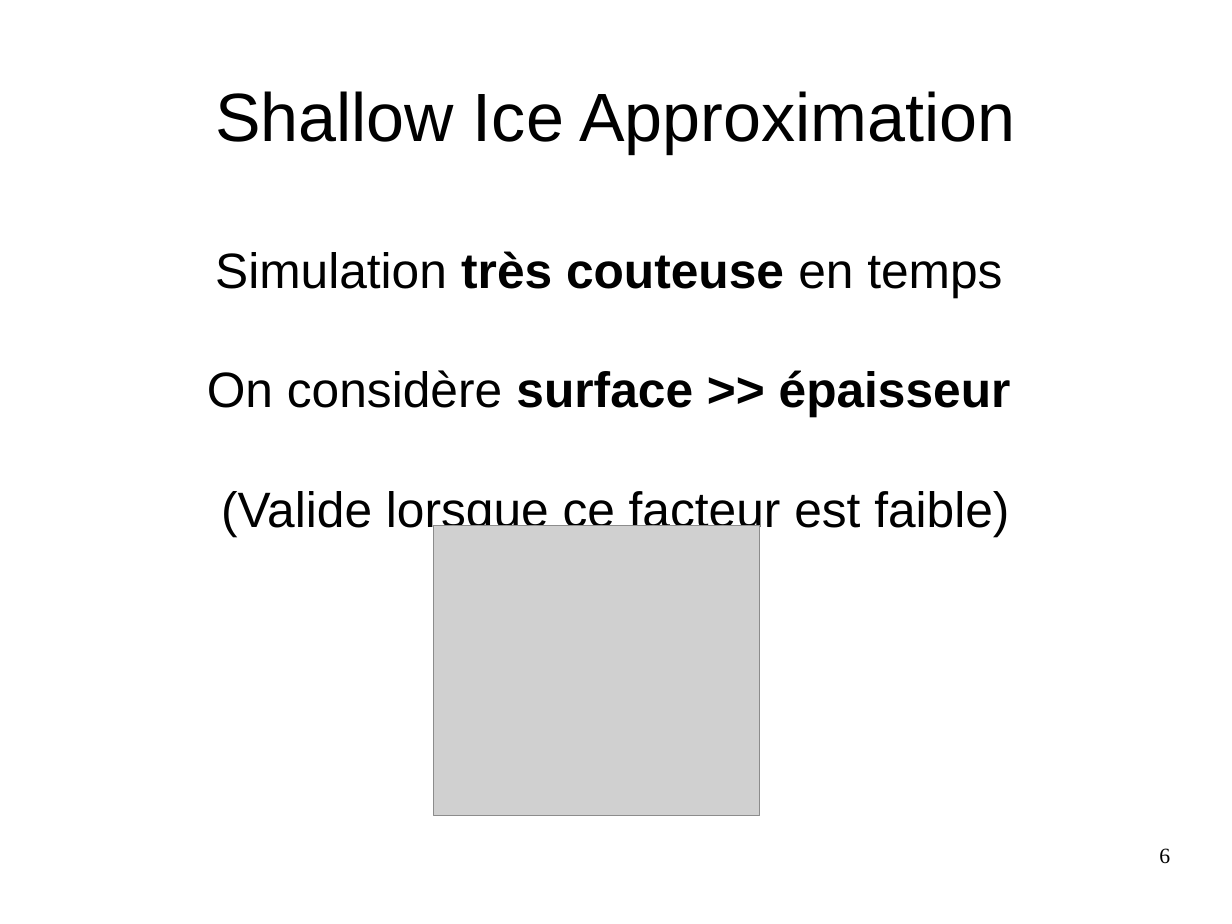
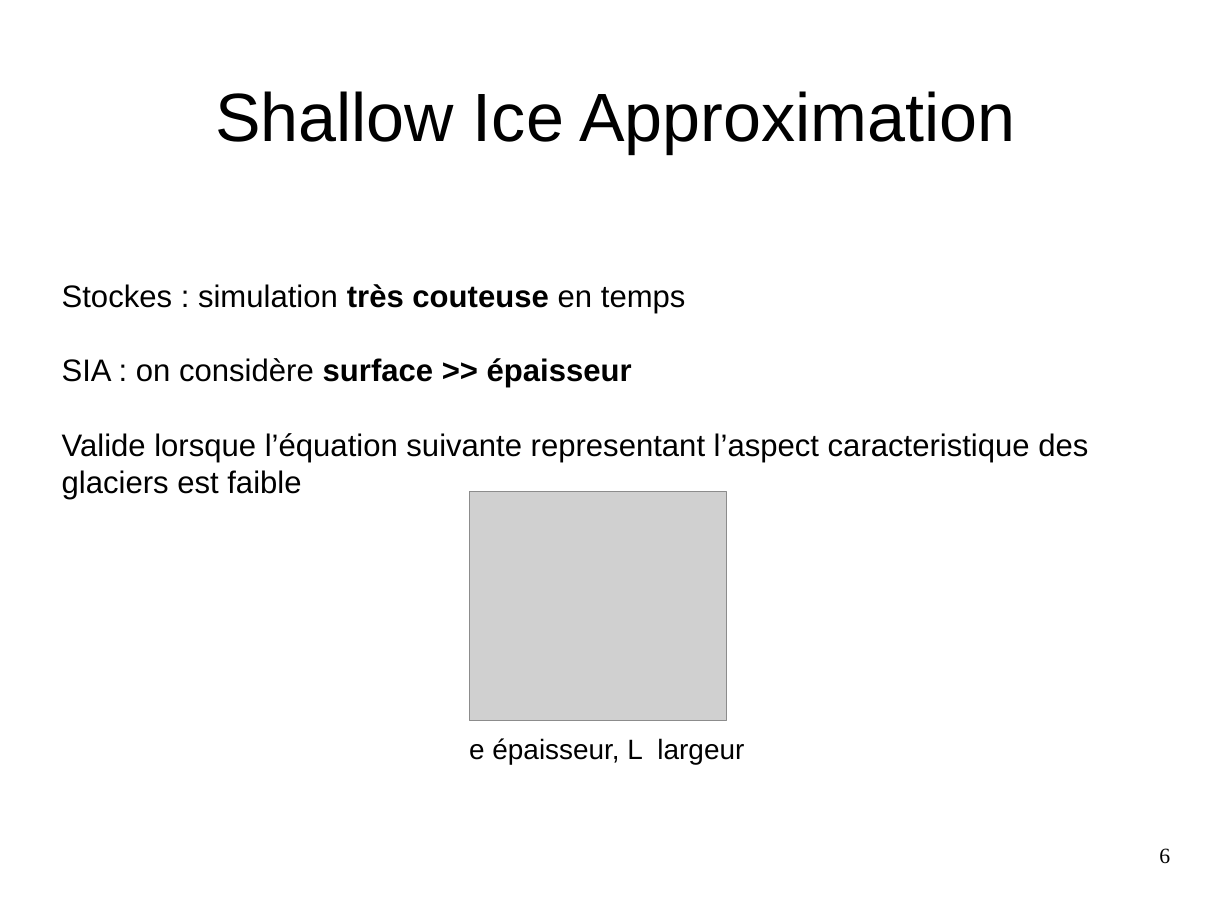
Before and after one commit to Rivoks/polytech-projet-mdg, a slide deck: slide 6 of documents/Powerpoint.odp. Drawn at 1232x924 pixels with LibreOffice and Linux fonts; fonts in the diff are those of the drawing; grey boxes stand for pictures. Boxes give left, top, right and bottom in pixels: in the first picture for what was removed or moved away, otherwise in the second. Text is boxed around its words. In the diff, an @@ line names an element or a change of style, - is before the commit and + after.

Commit message:
POwerpoint

```diff
--- a/documents/Powerpoint.odp
+++ b/documents/Powerpoint.odp
@@ subtitle at (62, 284, 1088, 500): text changed; size 32 to 20 pt @@
-Simulation très couteuse en temps
-On considère surface >> épaisseur
-(Valide lorsque ce facteur est faible)
+Stockes : simulation très couteuse en temps
+SIA : on considère surface >> épaisseur
+Valide lorsque l’équation suivante representant l’aspect caracteristique des glaciers est faible
@@ picture: place and size @@
-picture at (434, 525, 760, 816)
+picture at (470, 492, 727, 721)
@@ text added at (469, 738, 744, 765), 18 pt, text #000000 @@
+e épaisseur, L largeur
```
Also in this commit, not shown: 2 other slides changed, 4 slides added, 2 slides removed, 1 other file.
